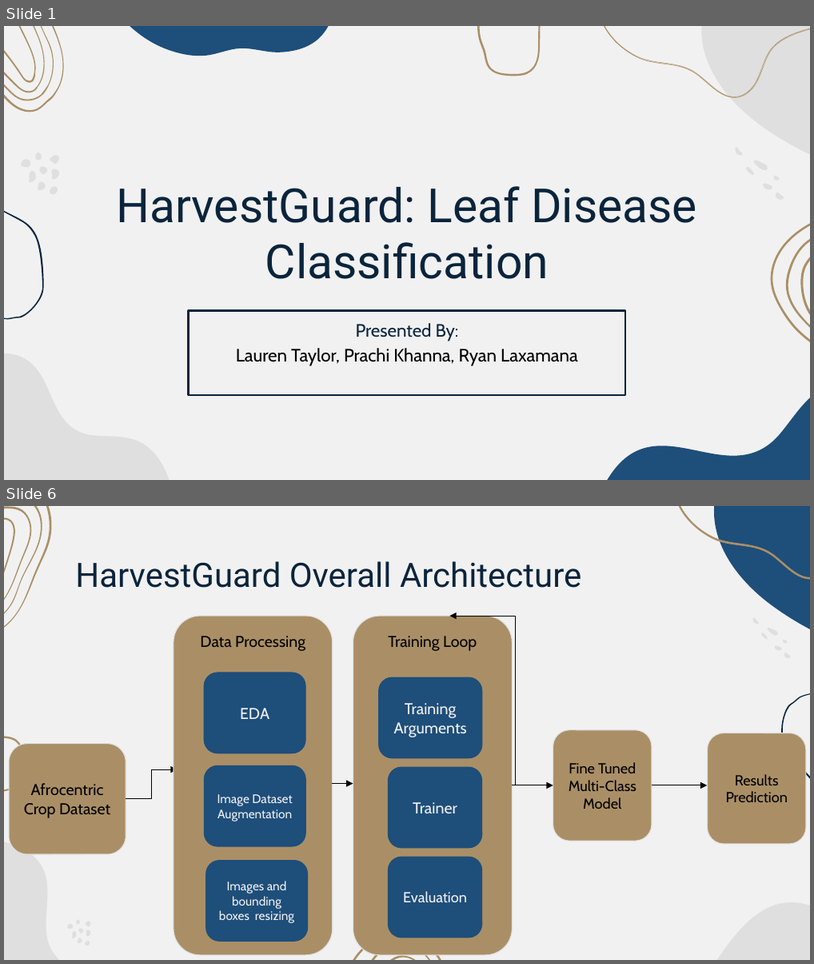
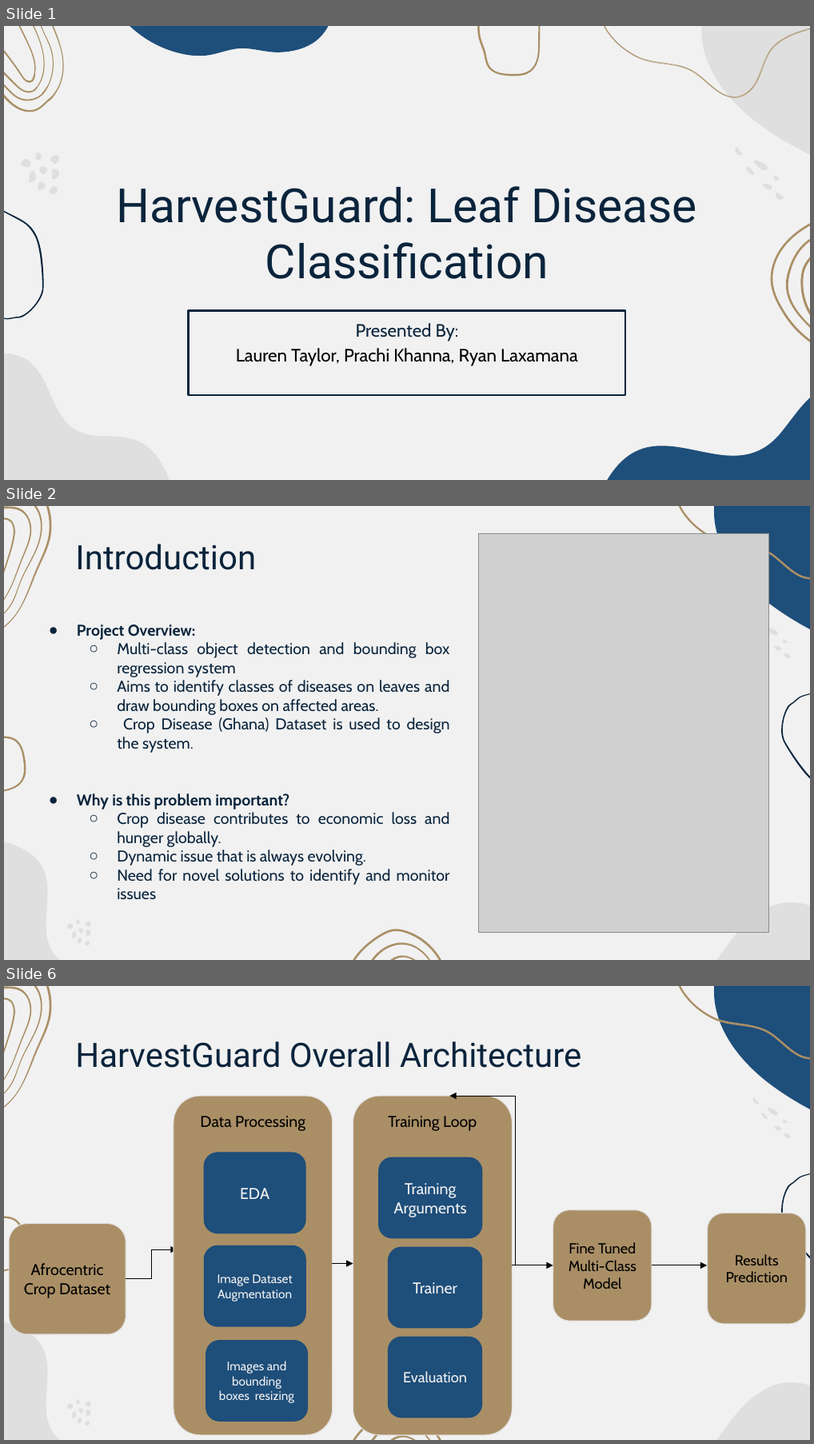
Before and after one commit to ljtaylor99/AAI-521-Final-Project, a slide deck: Final Project Presentation-Team 4.pptx. Shown one above the other, each under a label of ours: slides 1 and 6 before the commit, slides 1, 2 and 6 after it; the slides between them are not shown. The pictures are 814x964 and 814x1444 pixels, drawn with LibreOffice and Linux fonts; fonts in the diff are those of the drawing; grey boxes stand for pictures. Boxes give left, top, right and bottom in pixels: in the first picture for what was removed or moved away, otherwise in the second. Text is boxed around its words. In the diff, an @@ line names an element or a change of style, - is before the commit and + after.

```diff
--- a/Final Project Presentation-Team 4.pptx
+++ b/Final Project Presentation-Team 4.pptx
@@ slide 2 added at [4,506,810,960], background #F1F1F1; not listed: 27 template elements that a slide beside it also shows @@
@@ title added at [75,544,256,570], 30 pt, text #0A243C @@
+Introduction
@@ picture added at [479,533,769,932] @@
@@ text added at [77,624,450,899], 14 pt, text #0A243C @@
+● Project Overview:
+  ○ Multi-class object detection and bounding box regression system
+  ○ Aims to identify classes of diseases on leaves and draw bounding boxes on affected areas.
+  ○ Crop Disease (Ghana) Dataset is used to design the system.
+● Why is this problem important?
+  ○ Crop disease contributes to economic loss and hunger globally.
+  ○ Dynamic issue that is always evolving.
+  ○ Need for novel solutions to identify and monitor issues
```
Also in this commit, not shown: 3 slides changed, 4 other slides added, 4 slides removed.
